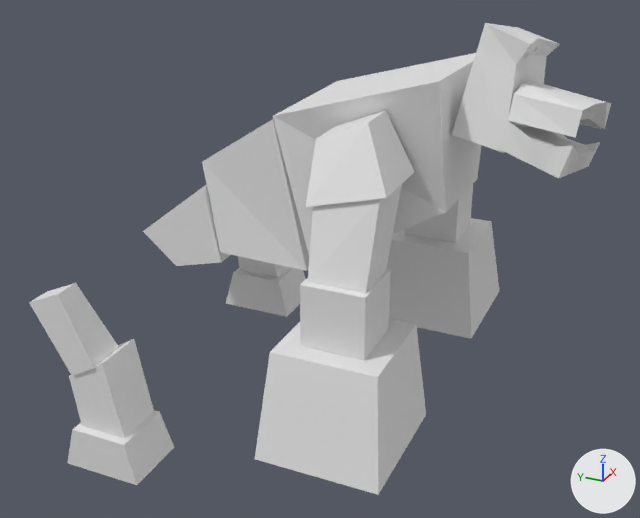
An edit to the Blender file monster.blend, drawn before and after from the same camera.
Both versions are drawn from a 50 mm lens placed at (-15.61, -5.36, 9.88), pointed at (-0.7, 1.35, 2.42). The axes (+X, +Y, +Z) are drawn at lower right. The lights are the same throughout.

Objects in the first picture: 'head', 'left.leg.back.paw.001', 'leg.left.back.003', 'leg.left.back.004', 'leg.left.front.paw', 'leg.right.front.1', 'leg.right.front.2', 'leg.right.front.paw', 'leg.right.shoulder', 'torso.end', 'torso.main', 'torso.mid'.
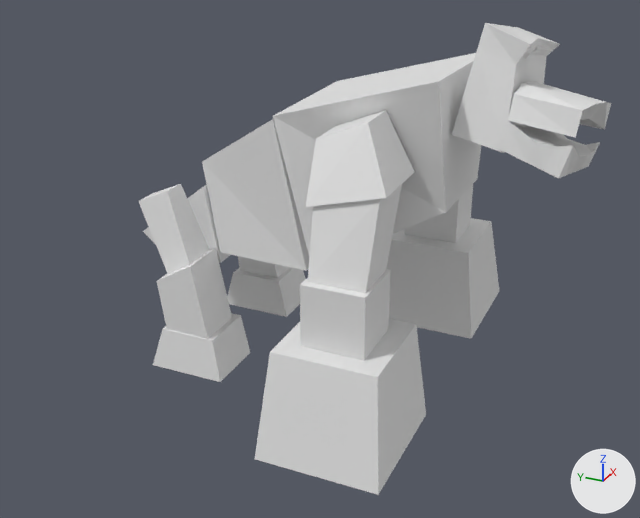
Commit message: roughly done.

The edits, one by one:
Object 'leg.left.back.003' (ob_leg_left_back_003) moves from (-4.2, 4.91, 1.78) to (-1.29, 4.4, 2.86).
Object 'leg.left.back.003' (ob_leg_left_back_003) is rescaled from (0.25, 0.4, 0.75) to (-0.25, 0.4, 0.75).
Object 'left.leg.back.paw.001' (ob_left_leg_back_paw_001) moves from (-3.98, 4.24, -0.51) to (-1.5, 3.73, 0.57).
Object 'left.leg.back.paw.001' (ob_left_leg_back_paw_001) is rescaled from (0.6, 0.6, 0.6) to (-0.6, 0.6, 0.6).
Object 'leg.left.back.004' (ob_leg_left_back_004) moves from (-3.91, 4.24, 0.59) to (-1.58, 3.72, 1.67).

Changed parts and their boxes (x1, y1, x2, y2) in the pictures (640 x 518 px):
'leg.left.back.004', moved
    before: (69, 339, 154, 438)
    after: (157, 248, 232, 339)
'left.leg.back.paw.001', moved, rescaled (9% narrower, 8% shorter)
    before: (67, 410, 174, 485)
    after: (153, 313, 250, 382)
'leg.left.back.003', moved, rescaled (20% narrower)
    before: (29, 283, 119, 376)
    after: (138, 184, 210, 274)
'torso.end', unchanged, covered by the edit
    before: (143, 185, 231, 266)
    after: (143, 185, 231, 263)
